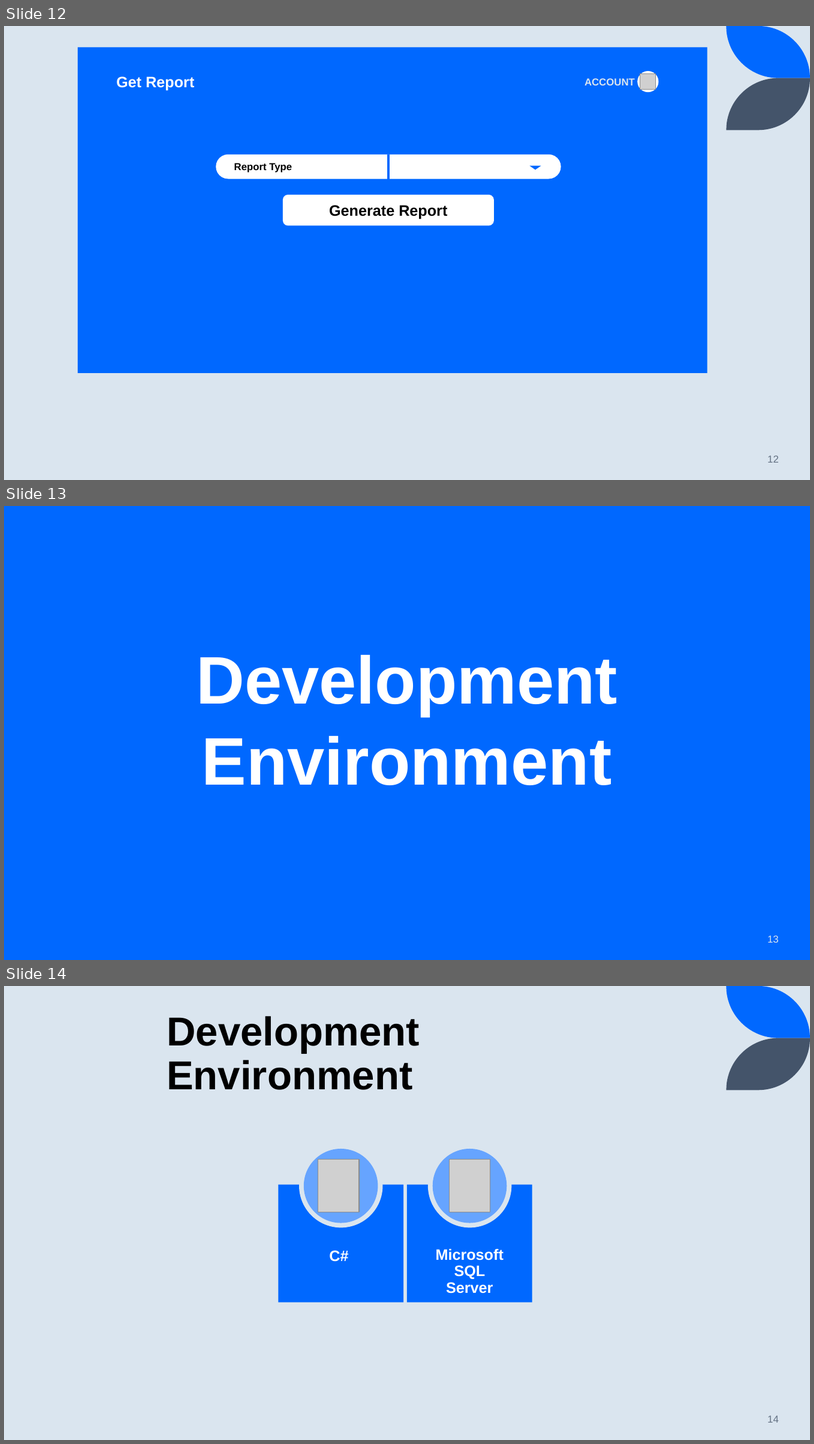
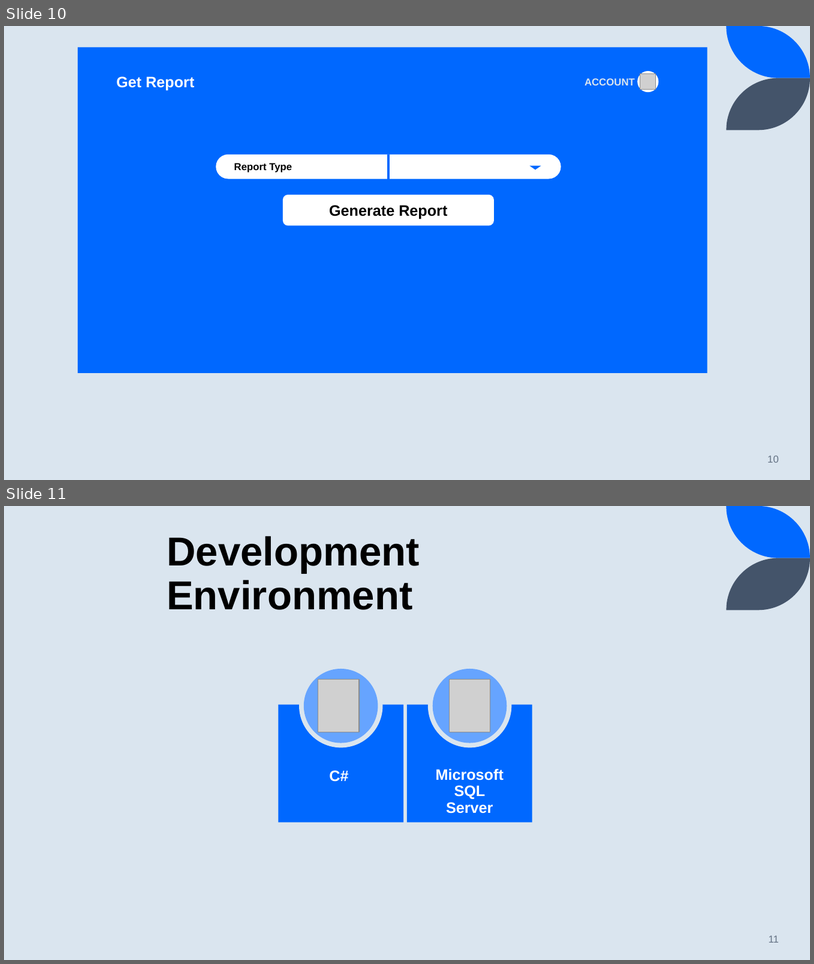
Before and after one commit to FathimaRushdha12/SRS-doc, a slide deck: IMS proposal.pptx. Shown one above the other, each under a label of ours: slides 12, 13 and 14 before the commit, slides 10 and 11 after it. The pictures are 814x1444 and 814x964 pixels, drawn with LibreOffice and Linux fonts; fonts in the diff are those of the drawing; grey boxes stand for pictures. Boxes give left, top, right and bottom in pixels: in the first picture for what was removed or moved away, otherwise in the second. Text is boxed around its words. In the diff, an @@ line names an element or a change of style, - is before the commit and + after.

```diff
--- a/IMS proposal.pptx
+++ b/IMS proposal.pptx
@@ slide 13 removed at (x1=4, y1=506, x2=810, y2=960), background #0068FF @@
@@ title removed at (x1=196, y1=655, x2=618, y2=785) @@
-Development Environment
@@ page number removed at (x1=768, y1=935, x2=779, y2=942) @@
-13
@@ what was slide 12 is now slide 10 @@
@@ page number at (x1=768, y1=455, x2=779, y2=462): text changed @@
-12
+10
@@ what was slide 14 is now slide 11 @@
@@ page number at (x1=769, y1=935, x2=779, y2=942): text changed @@
-14
+11
```
Also in this commit, not shown: 2 slides changed, 3 other slides removed.
